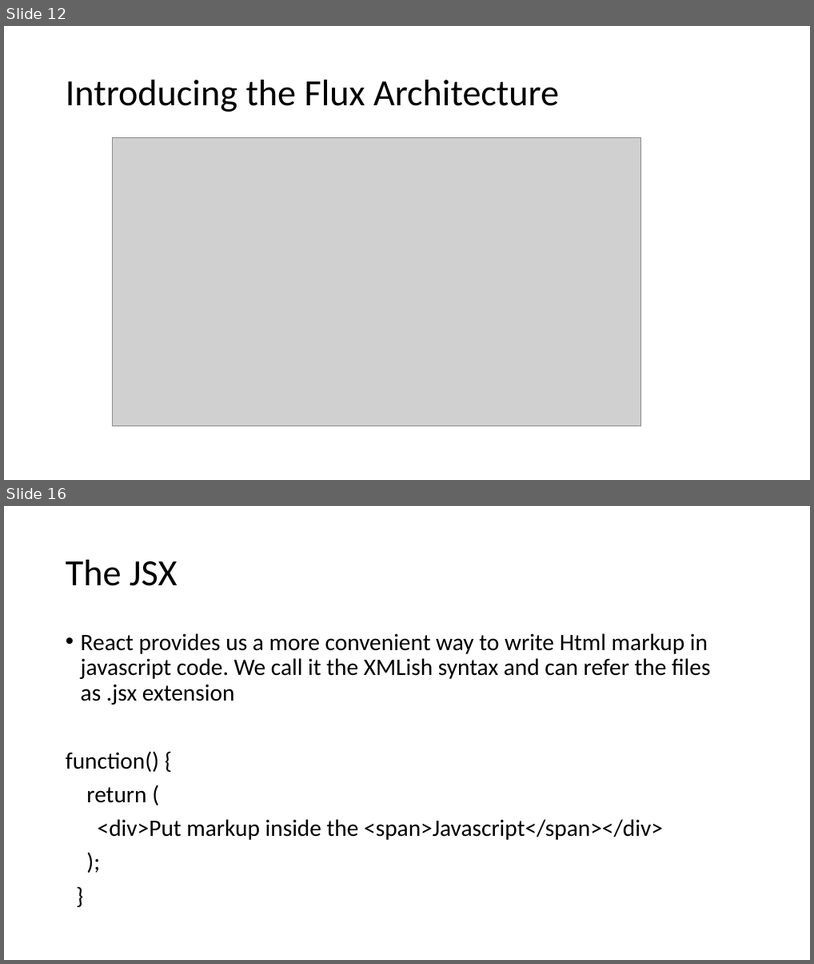
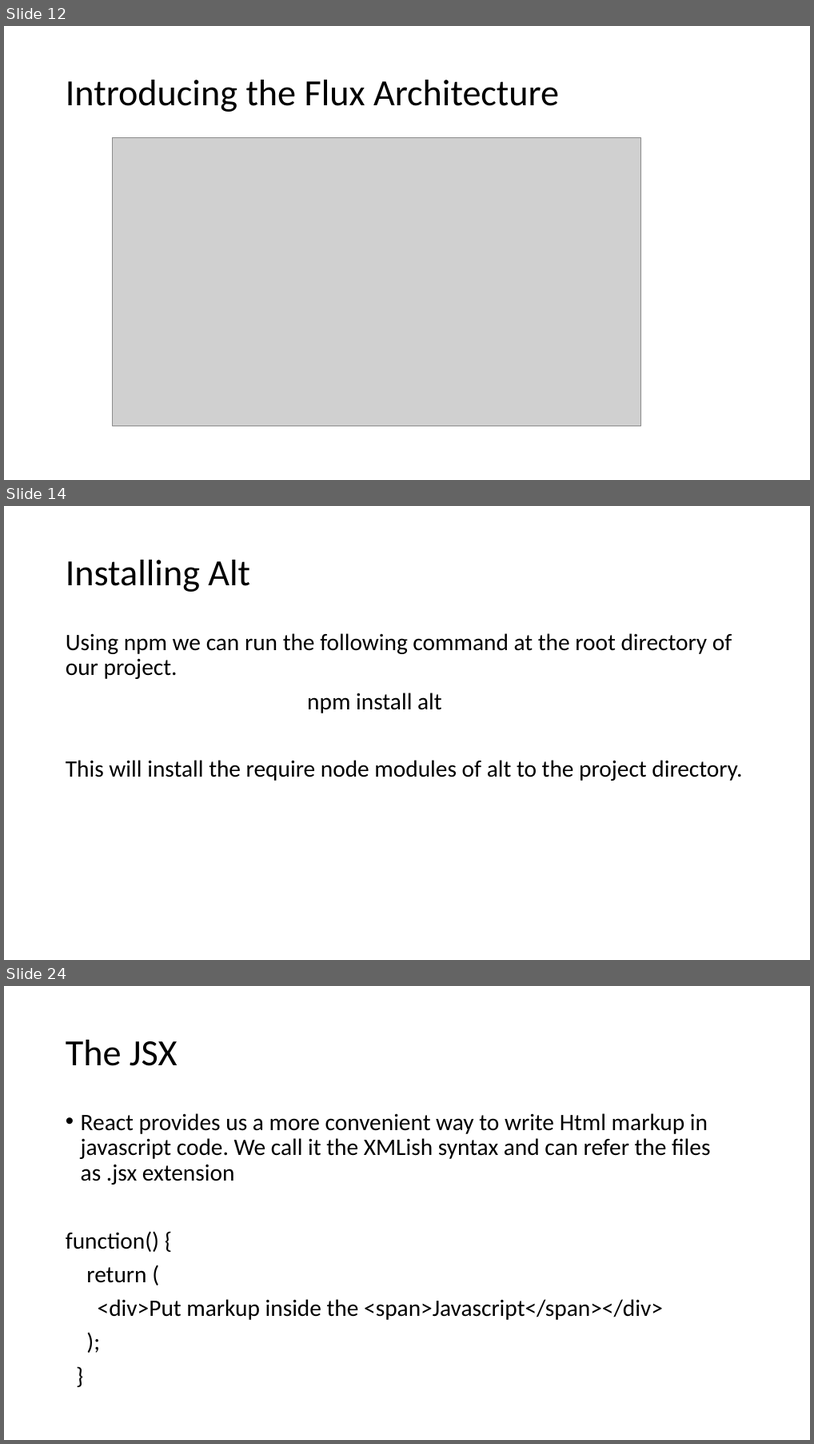
Before and after one commit to awahab29/samplealt, a slide deck: React.pptx. Shown one above the other, each under a label of ours: slides 12 and 16 before the commit, slides 12, 14 and 24 after it; the slides between them are not shown. The pictures are 814x964 and 814x1444 pixels, drawn with LibreOffice and Linux fonts; fonts in the diff are those of the drawing; grey boxes stand for pictures. Boxes give left, top, right and bottom in pixels: in the first picture for what was removed or moved away, otherwise in the second. Text is boxed around its words. In the diff, an @@ line names an element or a change of style, - is before the commit and + after.

```diff
--- a/React.pptx
+++ b/React.pptx
@@ slide 14 added at (x1=4, y1=506, x2=810, y2=960), background #FFFFFF @@
@@ title added at (x1=66, y1=560, x2=250, y2=592), 44 pt, text #000000 @@
+Installing Alt
@@ text added at (x1=66, y1=633, x2=742, y2=780), 28 pt, text #000000 @@
+Using npm we can run the following command at the root directory of our project.
+npm install alt
+This will install the require node modules of alt to the project directory.
@@ what was slide 16 is now slide 24 @@
```
Also in this commit, not shown: 7 slides changed, 7 other slides added, 1 slide removed.
